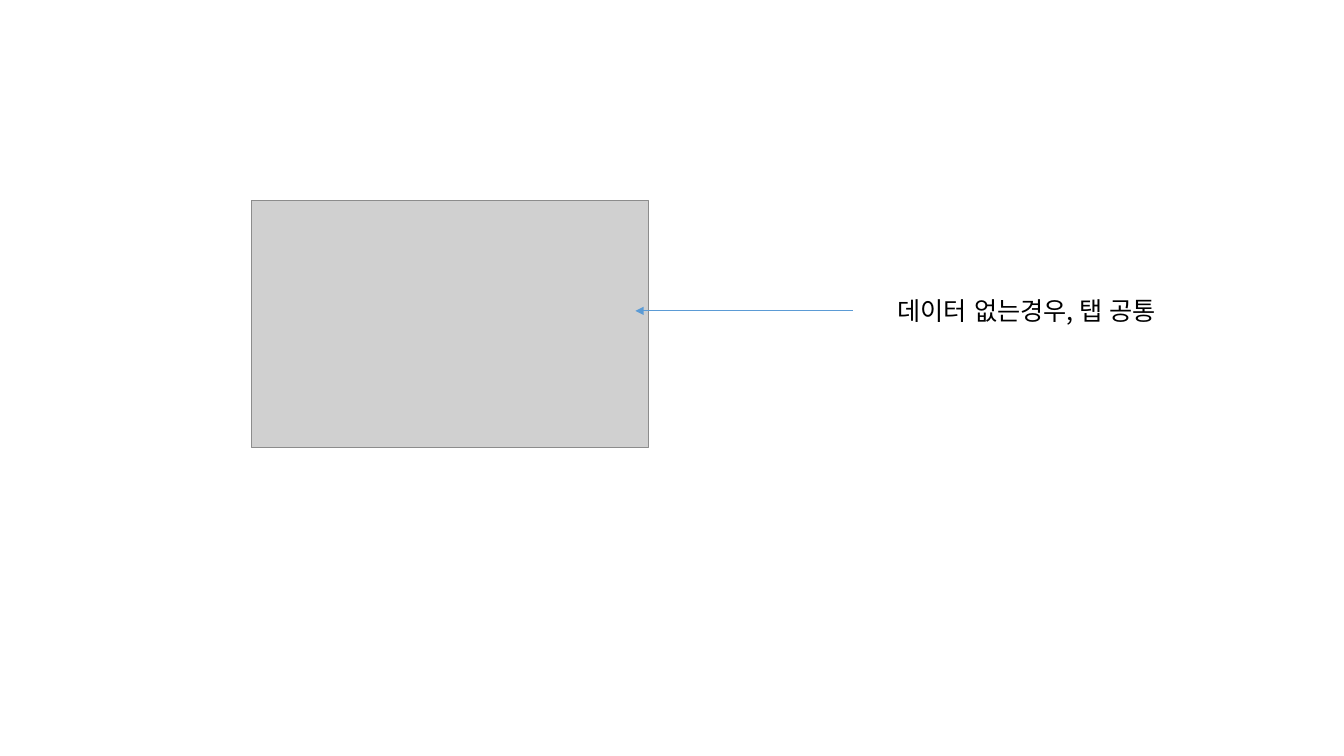
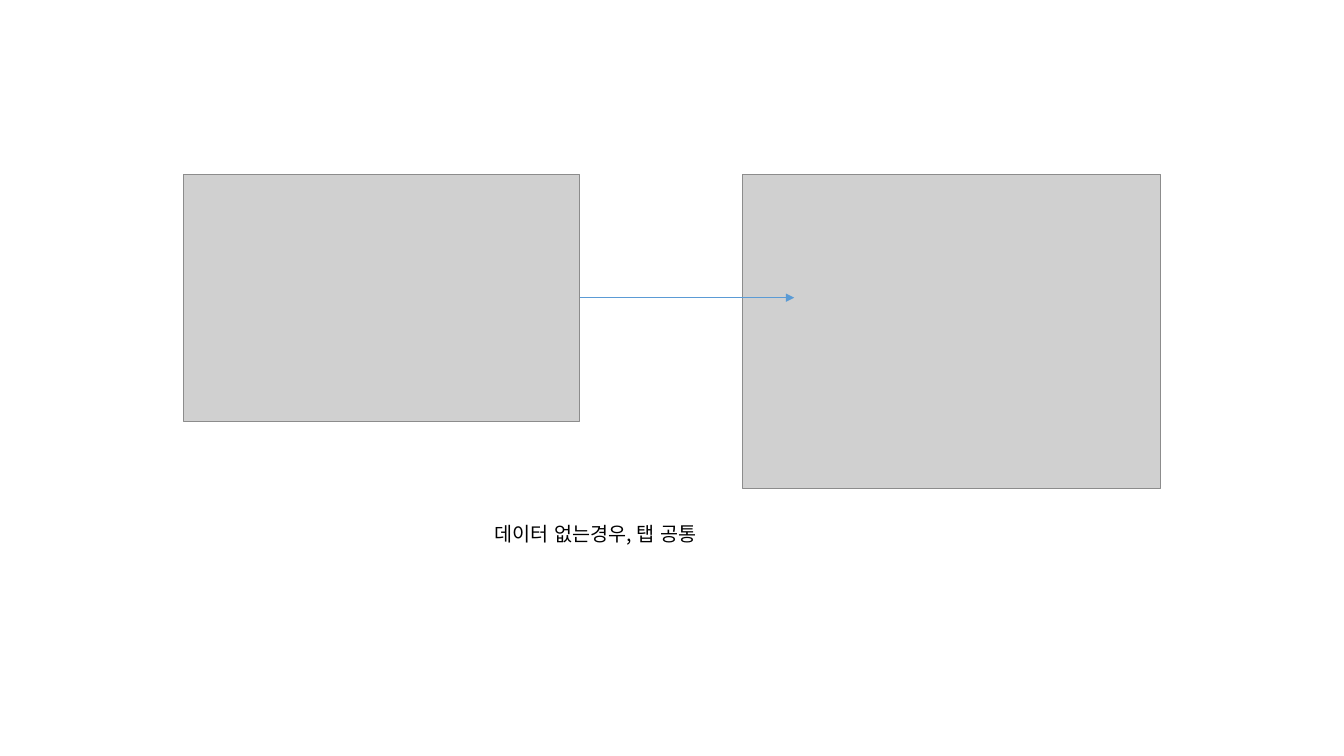
Before and after one commit to jeoungGyy/sejong, a slide deck: slide 4 of ppt/05-18.pptx (slide 3 before the commit). Drawn at 1344x756 pixels with LibreOffice and Linux fonts; fonts in the diff are those of the drawing; grey boxes stand for pictures. Boxes give left, top, right and bottom in pixels: in the first picture for what was removed or moved away, otherwise in the second. Text is boxed around its words. In the diff, an @@ line names an element or a change of style, - is before the commit and + after.

```diff
--- a/ppt/05-18.pptx
+++ b/ppt/05-18.pptx
@@ picture: place and size @@
-picture at box(252, 201, 649, 448)
+picture at box(184, 174, 581, 421)
@@ picture added at box(743, 174, 1162, 489) @@
@@ arrow moved from (853, 311) - (635, 311) to (580, 297) - (795, 297) @@
@@ text "데이터 없는경우, 탭 공통": place and size @@
-text "데이터 없는경우, 탭 공통" at box(898, 299, 1156, 325)
+text "데이터 없는경우, 탭 공통" at box(495, 524, 696, 545)
@@ text "데이터 없는경우, 탭 공통" at box(495, 524, 696, 545): size 18 to 14 pt @@
```
Also in this commit, not shown: 2 other slides changed, 2 slides added, 1 slide removed, 15 other files.
